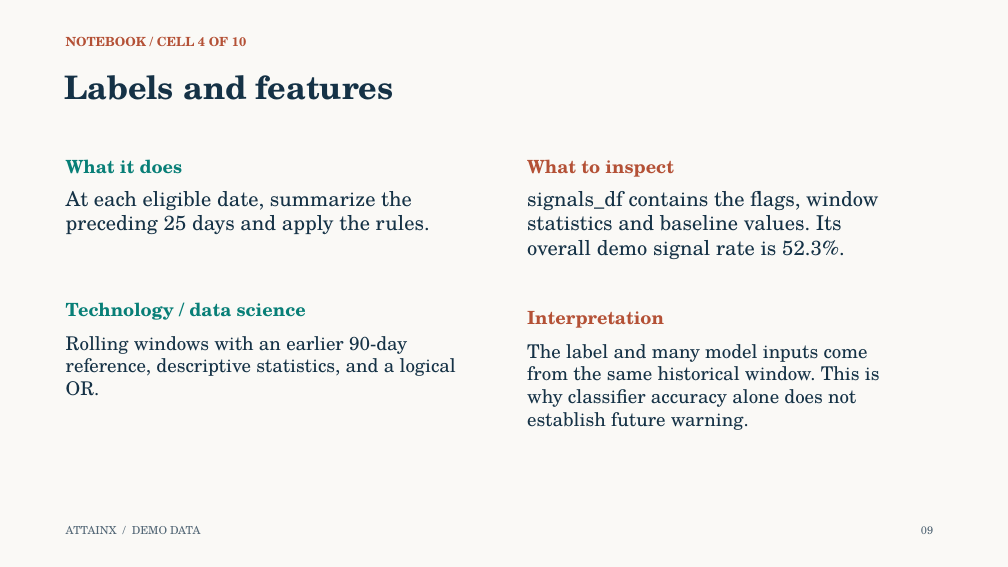
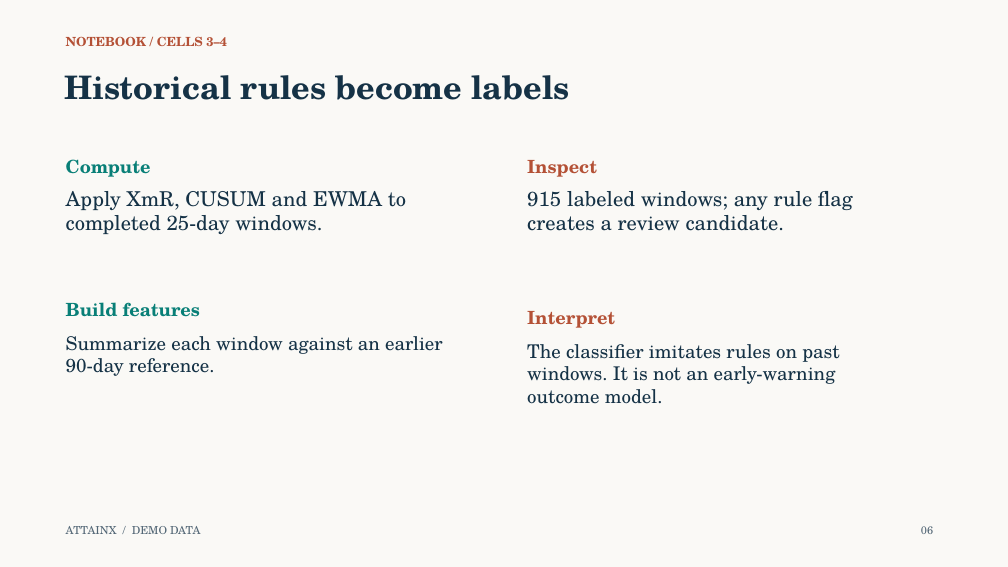
Before and after one commit to 0xpvtrickbateman/SPC-ML-Demo, a slide deck: slide 6 of docs/SPC_ML_Demo_Walkthrough_Ready.pptx (slide 9 before the commit). Drawn at 1008x567 pixels with LibreOffice and Linux fonts; fonts in the diff are those of the drawing. Boxes give left, top, right and bottom in pixels: in the first picture for what was removed or moved away, otherwise in the second. Text is boxed around its words. In the diff, an @@ line names an element or a change of style, - is before the commit and + after.

Commit message:
Expand SPC demo with forecasting investigation and lifecycle workflows

```diff
--- a/docs/SPC_ML_Demo_Walkthrough_Ready.pptx
+++ b/docs/SPC_ML_Demo_Walkthrough_Ready.pptx
@@ text at (x1=66, y1=36, x2=227, y2=46): text changed @@
-NOTEBOOK / CELL 4 OF 10
+NOTEBOOK / CELLS 3–4
@@ text at (x1=64, y1=75, x2=570, y2=100): text changed @@
-Labels and features
+Historical rules become labels
@@ text at (x1=66, y1=159, x2=151, y2=177): text changed @@
-What it does
+Compute
@@ text at (x1=527, y1=160, x2=597, y2=177): text changed @@
-What to inspect
+Inspect
@@ text at (x1=66, y1=191, x2=406, y2=234): text changed @@
-At each eligible date, summarize the preceding 25 days and apply the rules.
+Apply XmR, CUSUM and EWMA to completed 25-day windows.
@@ text at (x1=527, y1=191, x2=853, y2=231): text changed @@
-signals_df contains the flags, window statistics and baseline values. Its overall demo signal rate is 52.3%.
+915 labeled windows; any rule flag creates a review candidate.
@@ text at (x1=66, y1=302, x2=200, y2=317): text changed @@
-Technology / data science
+Build features
@@ text at (x1=527, y1=311, x2=615, y2=328): text changed @@
-Interpretation
+Interpret
@@ text at (x1=66, y1=336, x2=443, y2=376): text changed @@
-Rolling windows with an earlier 90-day reference, descriptive statistics, and a logical OR.
+Summarize each window against an earlier 90-day reference.
@@ text at (x1=527, y1=344, x2=839, y2=404): text changed @@
-The label and many model inputs come from the same historical window. This is why classifier accuracy alone does not establish future warning.
+The classifier imitates rules on past windows. It is not an early-warning outcome model.
@@ text at (x1=921, y1=526, x2=933, y2=534): text changed @@
-09
+06
```
Also in this commit, not shown: 14 other slides changed, 7 slides added, 7 slides removed, 13 other files.
